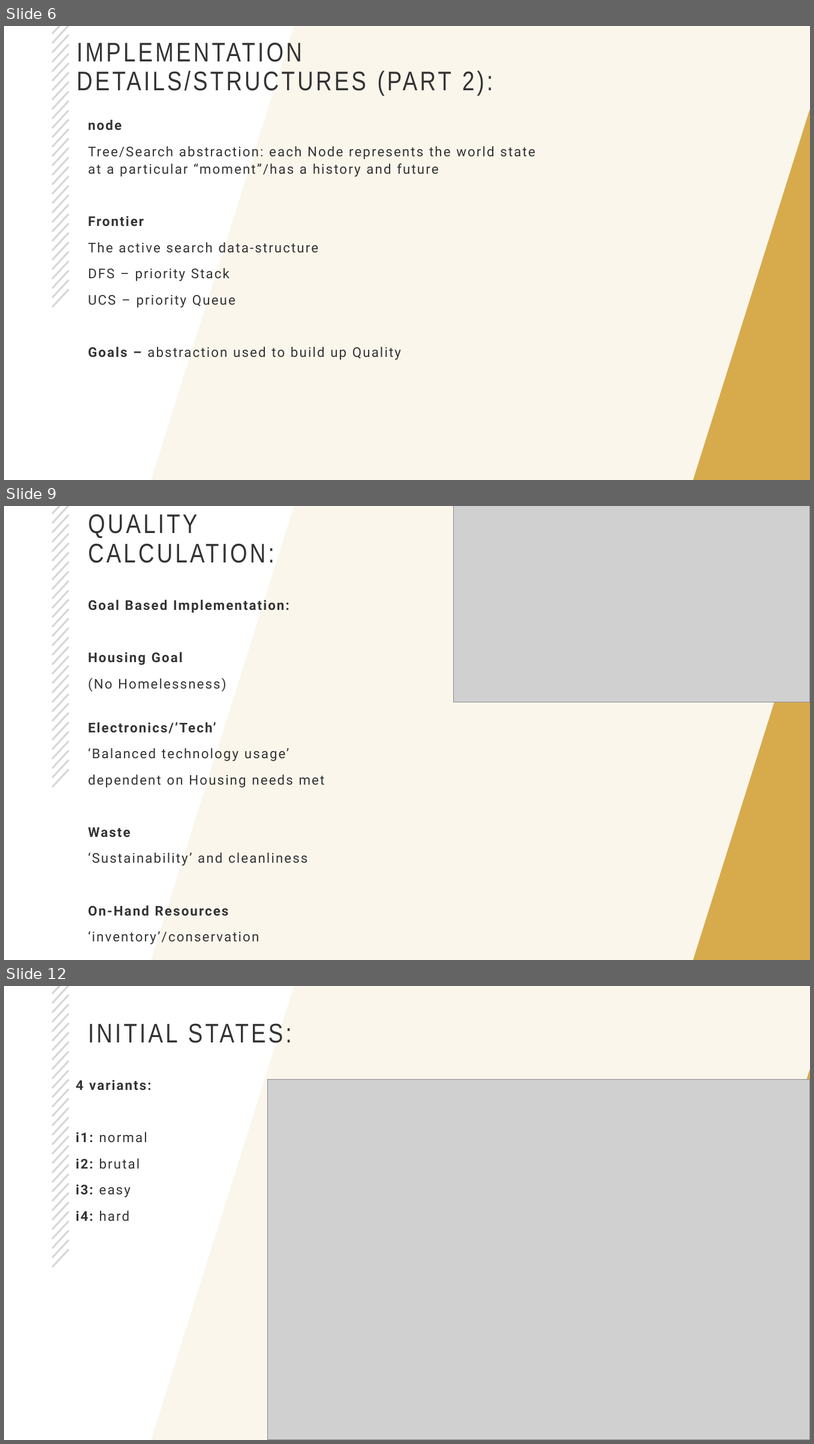
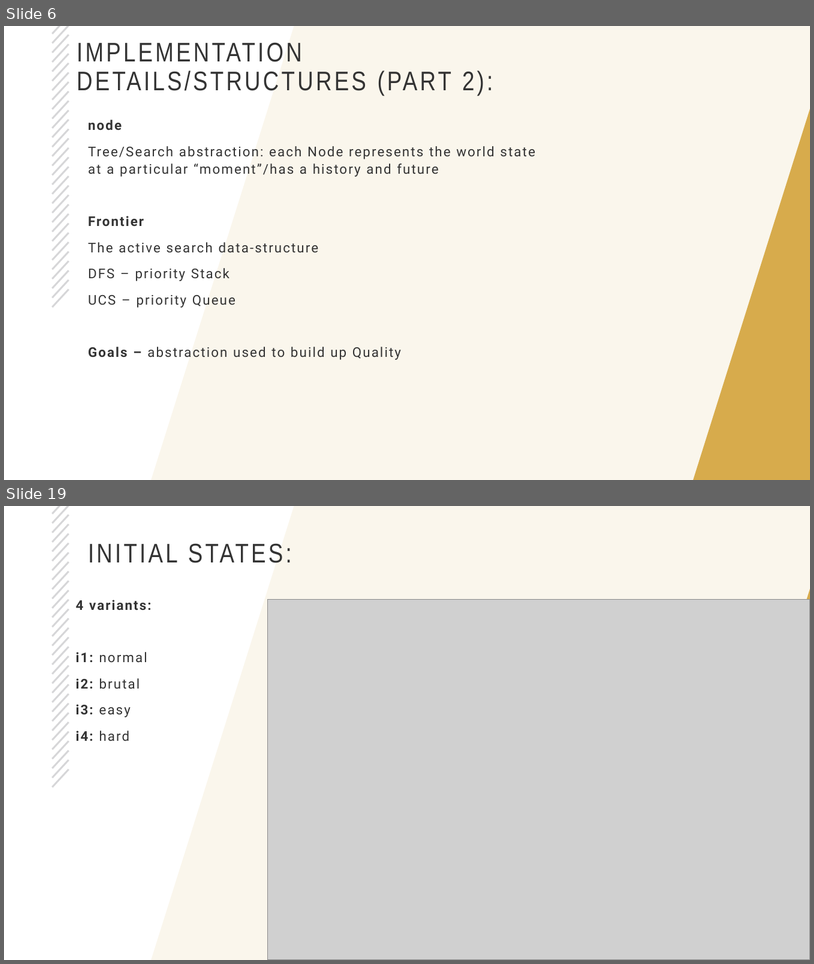
Before and after one commit to rich-java-dev/world-trade-ai-part1, a slide deck: CS5260-part1.pptx. Shown one above the other, each under a label of ours: slides 6, 9 and 12 before the commit, slides 6 and 19 after it; the slides between them are not shown. The pictures are 814x1444 and 814x964 pixels, drawn with LibreOffice and Linux fonts; fonts in the diff are those of the drawing; grey boxes stand for pictures; background and template pictures are left out. Boxes give left, top, right and bottom in pixels: in the first picture for what was removed or moved away, otherwise in the second. Text is boxed around its words. In the diff, an @@ line names an element or a change of style, - is before the commit and + after.

Commit message:
clean up

```diff
--- a/CS5260-part1.pptx
+++ b/CS5260-part1.pptx
@@ slide 9 removed at [4, 506, 810, 960], background #FFFFFF; not listed: 32 template elements that a slide beside it also shows @@
@@ title removed at [88, 514, 275, 563] @@
-QUALITY CALCULATION:
@@ picture removed at [453, 506, 810, 702] @@
@@ text removed at [88, 600, 325, 916] @@
-Goal Based Implementation:
-Housing Goal
-(No Homelessness)
-Electronics/’Tech’
-‘Balanced technology usage’
-dependent on Housing needs met
-Waste
-‘Sustainability’ and cleanliness
-On-Hand Resources
-‘inventory’/conservation
@@ what was slide 12 is now slide 19 @@
```
Also in this commit, not shown: 3 slides changed, 16 slides added, 4 other slides removed, 15 other files.
